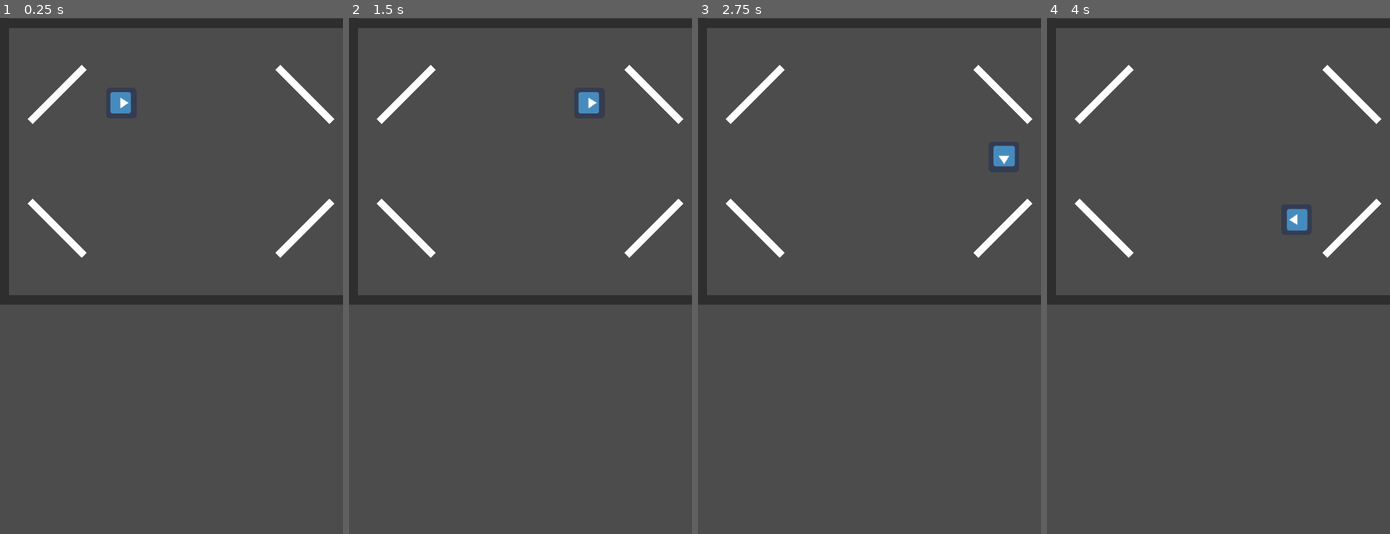
Above: before the commit, frames 1-4 (left to right).
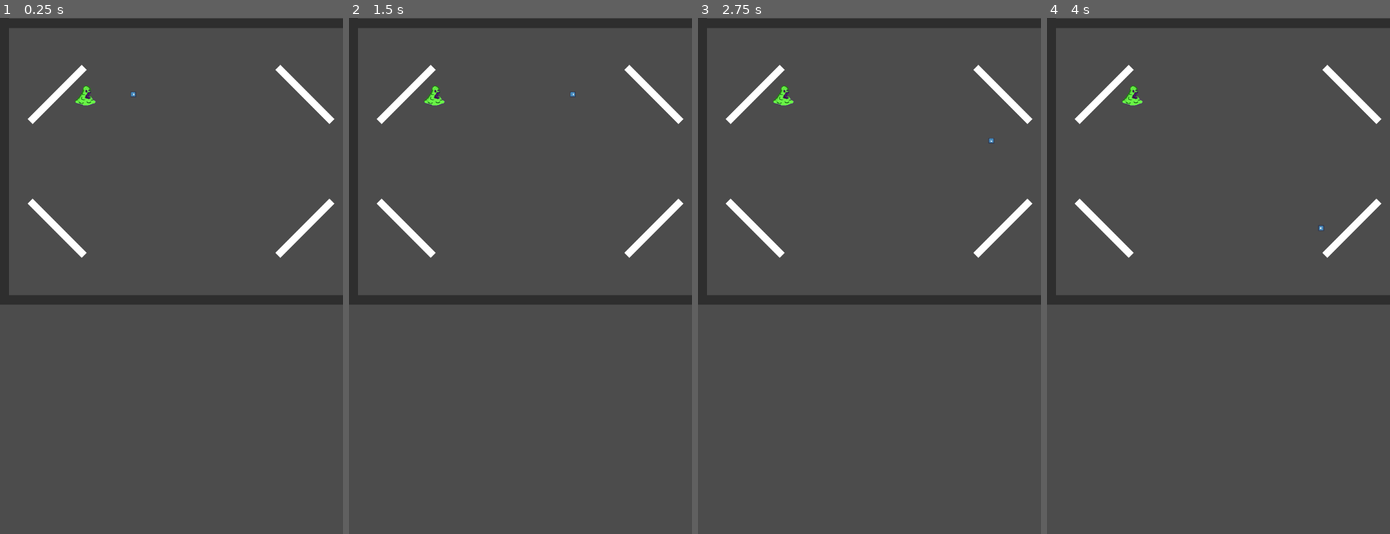
Above: after the commit, the same moments.

Repository: sangmin0212/A_Wind_Up_Toy_Roadrun
Game: Godot game, scene res://Sangmin_Test.tscn
Same seed, same stepped clock (60 frames per second), same inputs: the game is played once before the commit and once after it. The engine's default icon, where the game draws it, is replaced by a stand-in: a white triangle on a blue panel in a dark square.
Inputs:
- Up to frame 1 (0.25 s): no input
- Up to frame 2 (1.5 s): hold Up (ui_up) 0.53-1.28 s
- Up to frame 3 (2.75 s): hold Up (ui_up) from 2.03 s (still down)
- Up to frame 4 (4 s): release Up (ui_up) at 3.53 s

The runs differ from the first frame. In frame 1, 0.4% of the frame differs, in the area x 21-40%, y 13-19%; in frame 2, 0.4%; in frame 3, 0.4%; in frame 4, 0.4%, in the area x 21-81%, y 13-42%.

Commit message:
add gameManager

Diff:
--- /dev/null
+++ b/GameManager.gd
@@ -0,0 +1,44 @@
+extends Node
+
+class_name GameManager
+
+onready var monsterManager = preload("res://Monster/Monster.tscn")
+onready var playerManager = get_node("Player")
+
+signal spawn_monster(playerPos,playerVelocity)
+
+var gameStart = false
+var isMonster = false
+
+var startPoint = Vector2(20,20)
+var playerPos = Vector2.ZERO
+var playerVelocity = Vector2.ZERO
+var startTimer = Timer.new()
+var monsterTimer = Timer.new()
+
+
+func _ready():
+	add_child(startTimer)
+	startTimer.connect("timeout",self,"_on_timeout")
+	startTimer.set_wait_time(3)
+	startTimer.start()
+
+	# pause player
+
+func _process(delta):
+	pass
+
+func spawnMonseter():
+	playerPos = playerManager.position
+	playerVelocity = playerManager.velocity
+	emit_signal("spawn_monster", playerPos, playerVelocity)
+
+func _on_timeout():
+	if !gameStart:
+		gameStart = true
+
+		# after 3 second, start player
+		playerManager.start()
+
+		# deliver player's information to the monster.
+		spawnMonseter()
--- /dev/null
+++ b/GameManager.tscn
@@ -0,0 +1,46 @@
+[gd_scene load_steps=5 format=2]
+
+[ext_resource path="res://GameManager.gd" type="Script" id=1]
+[ext_resource path="res://Player/Player.tscn" type="PackedScene" id=2]
+[ext_resource path="res://Wall/Wall.tscn" type="PackedScene" id=3]
+[ext_resource path="res://MonsterManager.gd" type="Script" id=4]
+
+[node name="RoadRun_Stage1" type="Node2D"]
+
+[node name="GameManager" type="Node2D" parent="."]
+script = ExtResource( 1 )
+
+[node name="Player" parent="GameManager" instance=ExtResource( 2 )]
+pause_mode = 2
+position = Vector2( 200, 100 )
+
+[node name="MonsterManager" type="Node2D" parent="GameManager"]
+script = ExtResource( 4 )
+
+[node name="Wall" type="Node2D" parent="."]
+
+[node name="wall1" parent="Wall" instance=ExtResource( 3 )]
+position = Vector2( 83, 100 )
+rotation = -0.785398
+collision_layer = 2
+collision_mask = 5
+
+[node name="wall2" parent="Wall" instance=ExtResource( 3 )]
+position = Vector2( 631, 100 )
+rotation = 0.785398
+collision_layer = 2
+collision_mask = 5
+
+[node name="wall3" parent="Wall" instance=ExtResource( 3 )]
+position = Vector2( 631, 950 )
+rotation = -0.785398
+collision_layer = 2
+collision_mask = 5
+
+[node name="wall4" parent="Wall" instance=ExtResource( 3 )]
+position = Vector2( 83, 950 )
+rotation = 0.785398
+collision_layer = 2
+collision_mask = 5
+
+[connection signal="spawn_monster" from="GameManager" to="GameManager/MonsterManager" method="_on_GameManager_spawn_monster"]
--- /dev/null
+++ b/Monster/Monster.gd
@@ -0,0 +1,32 @@
+extends KinematicBody2D
+
+class_name Monster
+
+var isMonster = false
+var hitPlayer = false
+var target
+var velocity = Vector2.ZERO
+var speed = 300
+
+signal hit_player()
+
+
+func setting(_position, _velocity):
+	position = _position
+	velocity = _velocity
+
+func _ready():
+	look_at(position)
+
+func _physics_process(delta):
+	velocity = velocity.normalized() * speed
+	var collision = move_and_collide(velocity*delta)
+
+	if collision:
+		# 부딪힌게 플레이어면 플레이어 생명 하나 깎기 or 제거
+		if collision.collider.get_collision_layer_bit(0):
+			emit_signal("hit_player")
+			# if collide with wall, the monster will be destroyed
+		if collision.collider.get_collision_layer_bit(1):
+			print("monster is dead")
+			queue_free()
--- /dev/null
+++ b/Monster/Monster.tscn
@@ -0,0 +1,16 @@
+[gd_scene load_steps=3 format=2]
+
+[ext_resource path="res://Monster/Monster.png" type="Texture" id=1]
+[ext_resource path="res://Monster/Monster.gd" type="Script" id=2]
+
+[node name="Monster" type="KinematicBody2D"]
+collision_layer = 4
+collision_mask = 3
+script = ExtResource( 2 )
+
+[node name="Sprite" type="Sprite" parent="."]
+scale = Vector2( 0.1, 0.1 )
+texture = ExtResource( 1 )
+
+[node name="CollisionPolygon2D" type="CollisionPolygon2D" parent="."]
+polygon = PoolVector2Array( -6.36097, -6.6588, -5.65307, -13.6199, -1.87757, -17.3954, 4.61156, -17.8673, 10.2748, -12.794, 11.1007, -5.24298, 8.03311, -0.0516739, 8.859, 3.1339, 12.1626, 4.90366, 15.4661, 9.26908, 16.8819, 10.6849, 21.3653, 13.8705, 21.2474, 17.174, 18.1798, 20.0057, 9.33094, 23.1912, 2.36987, 23.7812, -5.65307, 23.5452, -12.6141, 21.3035, -20.0471, 18.7078, -22.5248, 16.1122, -22.2889, 12.8086, -19.9292, 11.1568, -15.9177, 7.6173, -13.0861, 4.43173, -11.4343, 0.656231 )
--- /dev/null
+++ b/MonsterManager.gd
@@ -0,0 +1,26 @@
+extends Node2D
+
+var monsters = preload("res://Monster/Monster.tscn")
+var monsterTimer = Timer.new()
+var playerPos
+var playerVelocity
+
+onready var gameManager = load("res://GameManager.tscn")
+
+func _ready():
+	add_child(monsterTimer)
+	monsterTimer.connect("timeout",self,"_on_timeout")
+
+func _on_timeout():
+	initMonster()
+
+func initMonster():
+	var monster = monsters.instance()
+	monster.setting(playerPos,playerVelocity)
+	add_child(monster)
+
+func _on_GameManager_spawn_monster(_playerPos, _playerVelocity):
+	playerPos = _playerPos
+	playerVelocity = _playerVelocity
+	monsterTimer.set_wait_time(5)
+	monsterTimer.start()
--- a/Player/Player.tscn
+++ b/Player/Player.tscn
@@ -1,18 +1,17 @@
 [gd_scene load_steps=4 format=2]
 
 [ext_resource path="res://Player/icon.png" type="Texture" id=1]
-[ext_resource path="res://Player/Player.gd" type="Script" id=2]
+[ext_resource path="res://Player/PlayerManager.gd" type="Script" id=2]
 
 [sub_resource type="RectangleShape2D" id=1]
-extents = Vector2( 6.88939, 15.1464 )
+extents = Vector2( 31.6962, 32.2475 )
 
 [node name="Player" type="KinematicBody2D"]
-collision_mask = 2
+collision_mask = 6
 script = ExtResource( 2 )
 
 [node name="Sprite" type="Sprite" parent="."]
 rotation = 1.5708
-scale = Vector2( 5, 5 )
 texture = ExtResource( 1 )
 flip_h = true
 
--- a/Player/Player.gd
+++ b/Player/PlayerManager.gd
@@ -1,10 +1,10 @@
 extends KinematicBody2D
 
-class_name player
+class_name PlayerManager
 
 # move
 var velocity = Vector2(1,0)
-var speed = 200
+var speed = 0
 # rotate
 var reflect_angle = 0
 var isturn = false
@@ -14,17 +14,26 @@
 var life = 3
 var timer
 
+var monster = preload("res://Monster/Monster.tscn")
+
+func _init(_position = Vector2(0,0)):
+	position = _position
+
 func _ready():
 	# set timer. After 10 second, player's speed will be decreased
 	timer= Timer.new()
 	add_child(timer)
 	timer.connect("timeout",self,"_on_timeout")
+
+func start():
+	speed = 200
 	timer.set_wait_time(10)
 	timer.start()
 
-
 func _physics_process(delta):
 	# player move itself
+	if speed == 0:
+		return
 	velocity = velocity.normalized() * speed
 	var collision = move_and_collide(velocity*delta)
 
@@ -42,6 +51,7 @@
 		# calculate reflect_angle(using 2 vector). using rotate in _physics_process for rotate smootly
 		reflect_angle = velocity.angle_to(reflect)
 		reflect_angle = reflect_angle/10
+		print(reflect_angle)
 		isturn = true
 		# move base on bounce vector
 		velocity = velocity.bounce(collision.normal)
@@ -64,3 +74,10 @@
 func _input(event):
 	if Input.is_action_pressed("ui_up"):
 			charge()
+
+func booster():
+	# 5초간 속도 2배로 증가
+	pass
+
+func looseLife():
+	print("아파")
--- a/Sangmin_Test.tscn
+++ b/Sangmin_Test.tscn
@@ -1,10 +1,16 @@
-[gd_scene load_steps=4 format=2]
+[gd_scene load_steps=5 format=2]
 
 [ext_resource path="res://Player/Player.tscn" type="PackedScene" id=1]
 [ext_resource path="res://Wall/Wall.tscn" type="PackedScene" id=2]
 [ext_resource path="res://Wall/OutlineWall.tscn" type="PackedScene" id=3]
+[ext_resource path="res://Monster/Monster.tscn" type="PackedScene" id=4]
 
 [node name="A Wind-up Toy Roadrun" type="Node2D"]
+
+[node name="Player" parent="." instance=ExtResource( 1 )]
+position = Vector2( 280, 160 )
+scale = Vector2( 0.2, 0.2 )
+collision_mask = 14
 
 [node name="OutlineWalls" type="Node2D" parent="."]
 
@@ -56,7 +62,5 @@
 scale = Vector2( 0.8, 0.5 )
 collision_layer = 2
 
-[node name="Player" parent="." instance=ExtResource( 1 )]
-position = Vector2( 204.661, 177.967 )
-scale = Vector2( 0.2, 0.2 )
-collision_mask = 14
+[node name="Monster" parent="." instance=ExtResource( 4 )]
+position = Vector2( 180, 160 )
--- a/project.godot
+++ b/project.godot
@@ -9,13 +9,25 @@
 config_version=4
 
 _global_script_classes=[ {
+"base": "Node",
+"class": "GameManager",
+"language": "GDScript",
+"path": "res://GameManager.gd"
+}, {
 "base": "KinematicBody2D",
-"class": "player",
+"class": "Monster",
 "language": "GDScript",
-"path": "res://Player/Player.gd"
+"path": "res://Monster/Monster.gd"
+}, {
+"base": "KinematicBody2D",
+"class": "PlayerManager",
+"language": "GDScript",
+"path": "res://Player/PlayerManager.gd"
 } ]
 _global_script_class_icons={
-"player": ""
+"GameManager": "",
+"Monster": "",
+"PlayerManager": ""
 }
 
 [application]
Binary file added: Monster/Monster.png
Not shown, added: Monster/Monster.png.import
